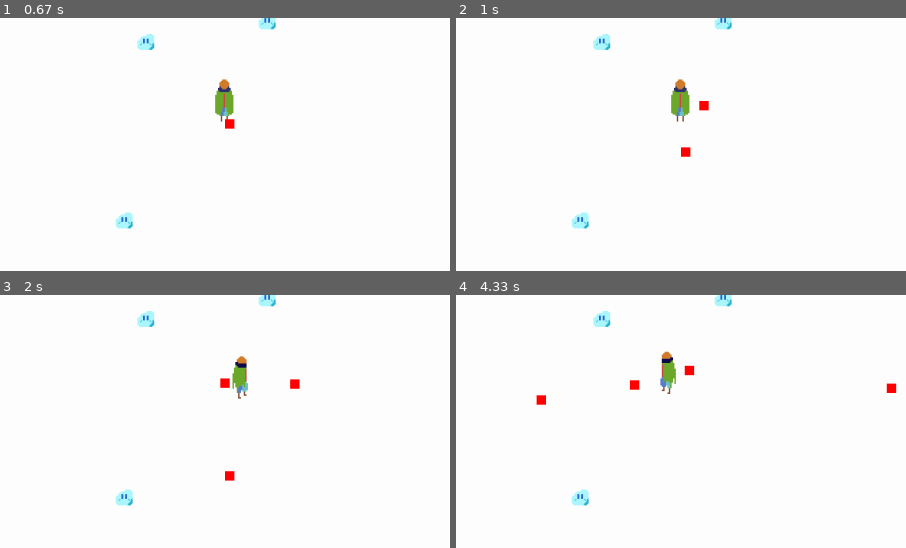
Above: before the commit, frames 1-4 (two rows, left to right).
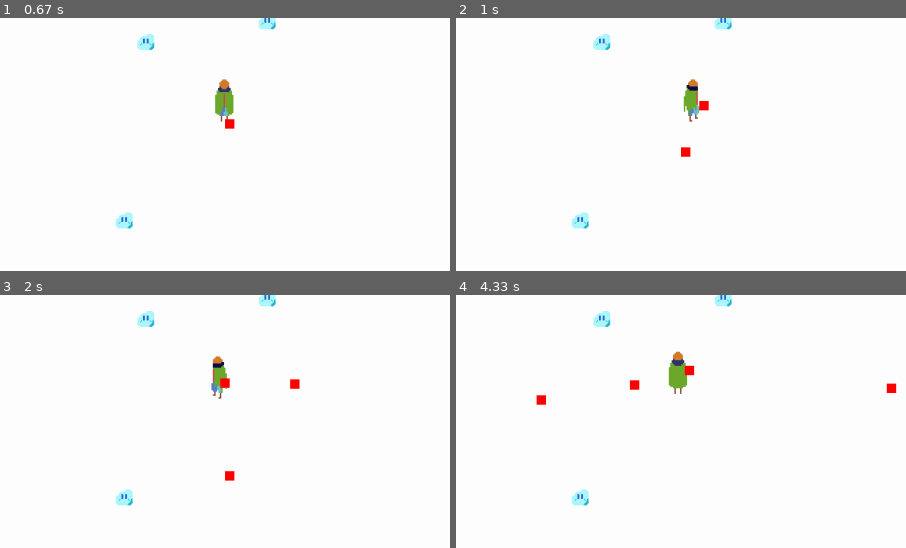
Above: after the commit, the same moments.

Repository: PhantomJJ/pygame-project
Game: pygame game, started from just test.py
Two runs of this game, one before a commit and one after it. Both use one fixed random seed, a clock stepped at 60 frames per second and the inputs below.
Inputs (mouse positions are % of the whole screen's width and height, from its top left):
- Up to frame 1 (0.67 s): click (50, 50) at 0.38 s
- Up to frame 2 (1 s): click (82, 47) at 0.75 s
- Up to frame 3 (2 s): hold D 1-1.47 s; move the mouse to (26, 51) at 1.5 s; click (26, 51) at 1.75 s
- Up to frame 4 (4.33 s): hold W 2.13-2.68 s; hold D 2.72-3.32 s; hold A 3.35-3.92 s; tap Space at 3.42 s; move the mouse to (65, 15) at 3.95 s; click (65, 15) at 4.17 s
The pictures show only the part of the screen within x 25-75%, y 29-79%; the shares and areas given below are measured in that part.

Frame 1 is identical in both runs. In frame 2, 0.8% of the frame differs, in the area x 47-55%, y 24-42%; in frame 3, 0.8%, in the area x 46-56%, y 24-42%; in frame 4, 0.7%.

Commit message:
add seeker turn funtion

Diff:
--- a/just test.py
+++ b/just test.py
@@ -43,12 +43,16 @@
         self.rect.bottom = Height / 2
 
     def update(self):
+    #def update(self,Attack_effect):
         Seeker_left = os.path.join(img_folder,'MC','x3','ไฟล์_001.png')
         Seeker_right = os.path.join(img_folder,'MC','x3','ไฟล์_000.png')
         Seeker_up = os.path.join(img_folder,'MC','x3','ไฟล์_003.png')
         Seeker_down = os.path.join(img_folder,'MC','x3','ไฟล์_002.png')
+        #Seeker_look_direction =
         self.speedx = 0
         self.speedy = 0
+
+        ############################################seeker move funtion
         keystate = pygame.key.get_pressed()
         if keystate[pygame.K_a]:
             self.image = pygame.image.load(Seeker_left).convert()
@@ -73,6 +77,7 @@
         self.rect.x += self.speedx
         self.rect.y += self.speedy
 
+        ###################for avoid seeker run out of map
         if self.rect.right > Width + 10:
             self.rect.right = Width + 10
 
@@ -85,11 +90,36 @@
         if self.rect.bottom > Height:
             self.rect.bottom = Height
 
-
-
+    ####################################Seeker attack
     def attack(self):
+        Seeker_left = os.path.join(img_folder,'MC','x3','ไฟล์_001.png')
+        Seeker_right = os.path.join(img_folder,'MC','x3','ไฟล์_000.png')
+        Seeker_up = os.path.join(img_folder,'MC','x3','ไฟล์_003.png')
+        Seeker_down = os.path.join(img_folder,'MC','x3','ไฟล์_002.png')
         all_sprites.add(attack_effect)
         attack_effects.add(attack_effect)
+        attack_angle = angle_degree
+
+
+        if attack_angle <= 45 and attack_angle >= -45:
+            self.image = pygame.image.load(Seeker_right).convert()
+            self.image.set_colorkey(Black)
+
+        if attack_angle < -45 and attack_angle >= -135:
+            self.image = pygame.image.load(Seeker_up).convert()
+            self.image.set_colorkey(Black)
+
+        if (attack_angle > 135 and attack_angle <= 180) or (attack_angle < -135 and attack_angle >= -180):
+            if (attack_angle < -135 and attack_angle >= -180) or (attack_angle > 135 and attack_angle <= 180):
+                self.image = pygame.image.load(Seeker_left).convert()
+                self.image.set_colorkey(Black)
+
+        if attack_angle >= 45 and attack_angle <=135:
+                self.image = pygame.image.load(Seeker_down).convert()
+                self.image.set_colorkey(Black)
+
+
+
 
 class HP1(pygame.sprite.Sprite):
     def __init__(self):
@@ -146,7 +176,6 @@
     def __init__(self , x, y,width, height,speed,targetx,targety):
         super().__init__()
         angle = math.atan2(targety-y, targetx-x) #get angle to target in radians
-        print('Angle in degrees:', int(angle*180/math.pi))
         self.dx = math.cos(angle)*speed
         self.dy = math.sin(angle)*speed
         self.x = x
@@ -173,9 +202,6 @@
 enemy = pygame.sprite.Group()
 hps = pygame.sprite.Group
 attack_effects = pygame.sprite.Group()
-#attack_effects = []
-#leaderboard = Leaderboard()
-#all_sprites.add(leaderboard)
 
 hp1 = HP1()
 all_sprites.add(hp1)
@@ -215,7 +241,8 @@
                 print("mic on")
         if event.type == pygame.MOUSEBUTTONDOWN:
             x,y = pygame.mouse.get_pos()
-            print(x,y)
+            angle_cal = math.atan2(y-seeker.rect.centery, x-seeker.rect.centerx)
+            angle_degree = int(angle_cal*180/math.pi)
             attack_effect = Attack_effect(seeker.rect.centerx,seeker.rect.centery,20,20,20,x,y)
             #a_e = Attack_effect(seeker.rect.centerx,seeker.rect.centery,x,y)
             #a_e = Attack_effect(seeker.rect.centerx, seeker.rect.centery, 20, x,y)
@@ -238,14 +265,15 @@
                     all_sprites.add(em)
                     enemy.add(em)
                     em_count += 1
-
-        print("top =" , seeker.rect.top)
-        print("bottom =" , seeker.rect.bottom)
-        print("left =" , seeker.rect.left)
-        print("right =" , seeker.rect.right)
-        print("direction =", direction)
-        print("seeker.image =", seeker.image)
-        print("seeker.rect =", seeker.rect)
+        #################Check position seeker
+        #print("top =" , seeker.rect.top)
+        #print("bottom =" , seeker.rect.bottom)
+        #print("left =" , seeker.rect.left)
+        #print("right =" , seeker.rect.right)
+
+
+
+
 
 
 
@@ -268,7 +296,6 @@
 
         screen.blit(background,background.get_rect(center = (Width/2, Height/2)))
         #screen.blit(Score_p1,250,250)
-        print(img_folder)
 
         all_sprites.draw(screen)
         pygame.display.flip()
